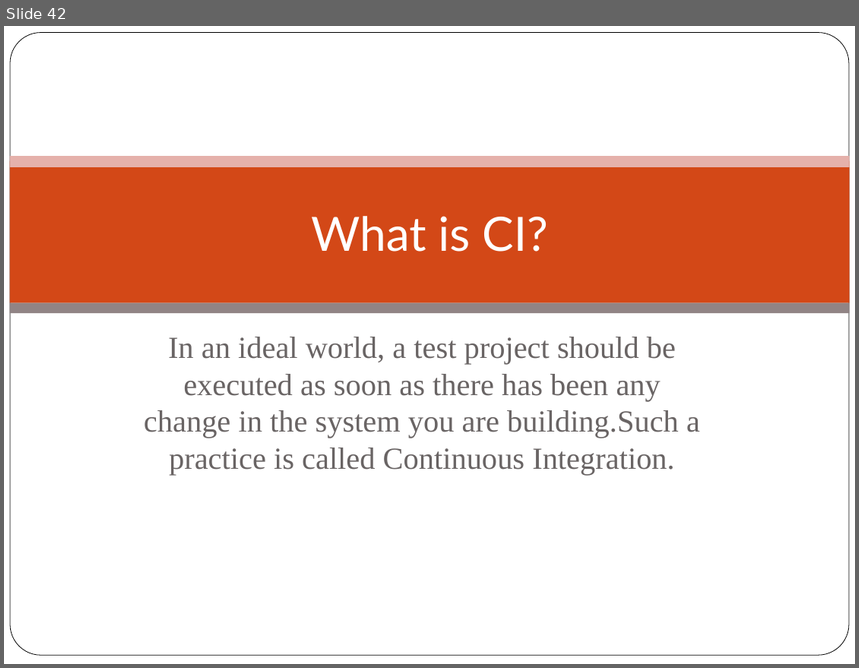
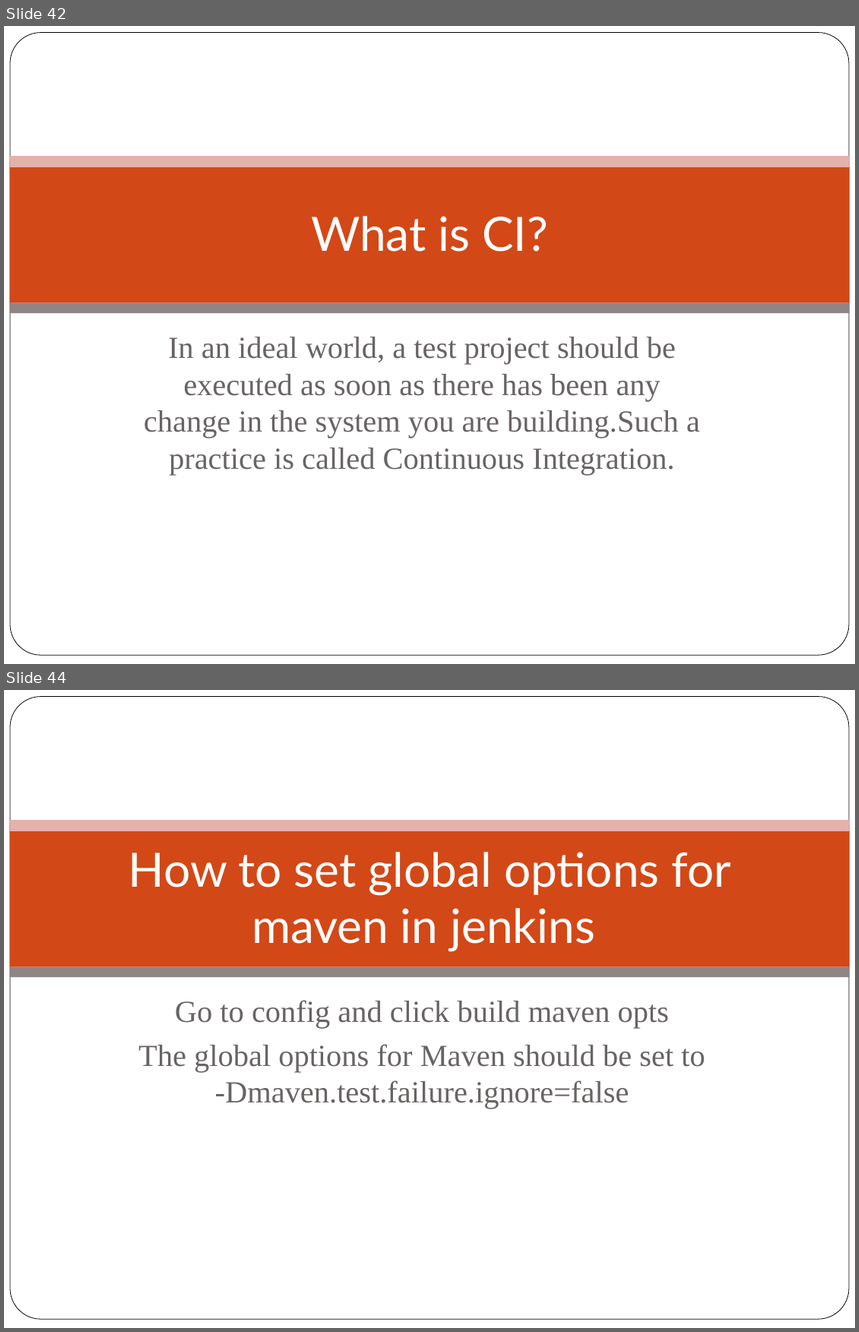
Before and after one commit to githubsebkun/Software-Interview-Questions, a slide deck: Maven Interview Questions.pptx. Shown one above the other, each under a label of ours: slide 42 before the commit, slides 42 and 44 after it; the slides between them are not shown. The pictures are 859x668 and 859x1332 pixels, drawn with LibreOffice and Linux fonts; fonts in the diff are those of the drawing; background and template pictures are left out. Boxes give left, top, right and bottom in pixels: in the first picture for what was removed or moved away, otherwise in the second. Text is boxed around its words. In the diff, an @@ line names an element or a change of style, - is before the commit and + after.

```diff
--- a/Maven Interview Questions.pptx
+++ b/Maven Interview Questions.pptx
@@ slide 44 added at (4, 690, 855, 1328), background picture (left out); not listed: 4 template elements that a slide beside it also shows @@
@@ title added at (129, 852, 732, 952), 40 pt, text #FFFFFF @@
+How to set global options for maven in jenkins
@@ subtitle added at (139, 1000, 705, 1110), 26 pt, text #696464 @@
+Go to config and click build maven opts
+The global options for Maven should be set to -Dmaven.test.failure.ignore=false
```
Also in this commit, not shown: 1 other slide added, 10 other files.
